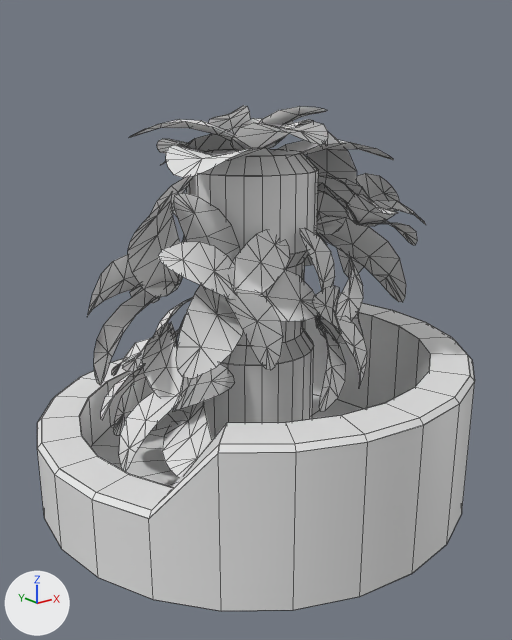
The Blender file Assets/Blender/OxygenTank.blend: old version first, new version second.
Camera for both pictures: a 50 mm lens placed at (-2.71, -3.42, 2.47), pointed at (-0.03, -0.07, 1.13). Arrows for +X, +Y and +Z are at lower left; the lights stay in place. Mesh edges are drawn as thin lines.

Objects in the first picture: 'Base', 'Plane'.
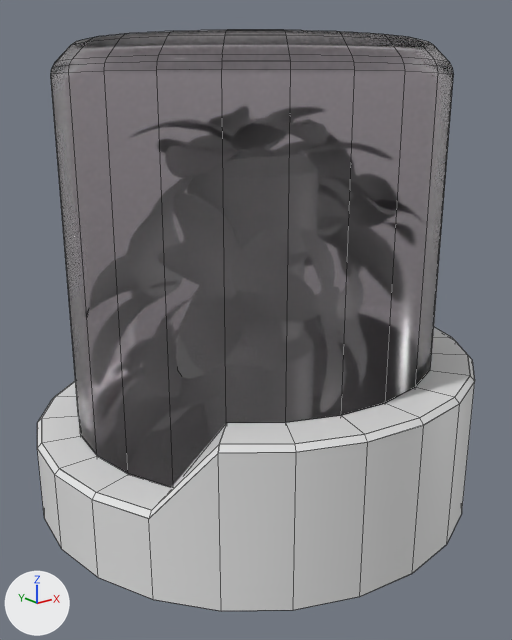
Edits to the scene script, one JSON object a line:
```json
{"block": "me_circle_001", "where": "me_circle_001.from_pydata(...)  # 72 vertices, 49 faces; spans x -1.0..1.0, y -1.0..1.0, z 0.0..2.42"}
{"block": "me_circle_001", "where": "# used by ob_circle; location = (0.0, 0.0, 0.0); scale = (1.14, 1.14, 1.14)"}
{"block": "me_circle_001", "change": "me_circle_001 part 1: the whole mesh is scaled about the mesh origin by 1.14"}
{"op": "set", "path": "ob_circle.scale", "old": "(1.14, 1.14, 1.14)", "new": "(1.0, 1.0, 1.0)"}
{"op": "remove", "block": "ob_circle", "code": "ob_circle.hide_set(True)"}
```

Location of each change, (x1, y1, x2, y2) in pixels of the pictures (512 x 640 px):
```json
{"object": "Circle", "change": "shown", "after": [51, 30, 454, 487]}
{"object": "Plane", "change": "unchanged, covered by the edit", "before": [87, 106, 426, 478]}
```
